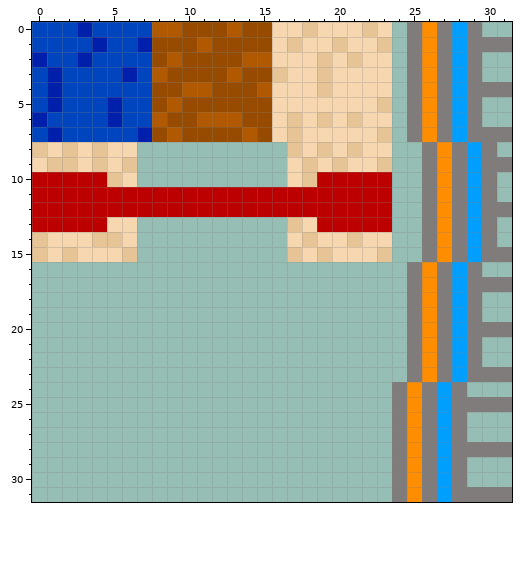
Pixel-art sprite: dist/hw4_assets/tilemaps/CC.png. The picture above was drawn from the file before the commit.
The file is 32x32 pixels.
The result:
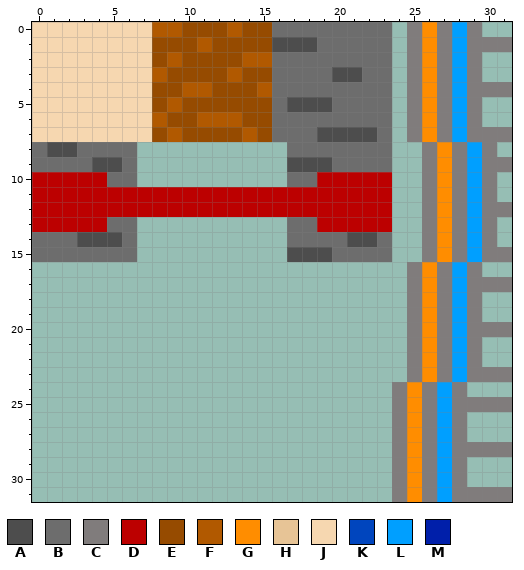
Palette (. is transparent): A #4d4d4d  B #6d6d6d  C #807c7c  D #bc0000  E #964b00  F #b15900  G #ff8d00  H #e7c496  J #f6d7b0  K #0045be  L #009fff  M #001faa
Changes in this commit:
The edit turns colour H into colour A in row 1 at x 17; in row 8 at x 2; in row 9 at x 4 and 18; in row 14 at x 4 to 5 and 21; in row 15 at x 17 and 19.
The edit turns colour J into colour A in row 1 at x 16 and 18; in row 3 at x 20 to 21; in row 5 at x 17 to 19; in row 7 at x 19 to 22; in row 8 at x 1; in row 9 at x 5, 17 and 19.
The edit turns colour J into colour A in row 14 at x 3 and 22; in row 15 at x 18.
The edit turns colour H into colour B in row 0 at x 18 and 22; in row 1 at x 20 and 23; in row 2 at x 19 and 21; in row 3 at x 16 and 19; in row 4 at x 19; in row 5 at x 23.
The edit turns colour H into colour B in row 6 at x 17, 19 and 21; in row 7 at x 17 and 23; in row 8 at x 0, 4, 17, 19 and 21; in row 9 at x 1 to 2, 6, 20 and 23; in row 10 at x 5 and 18; in row 13 at x 17.
The edit turns colour H into colour B in row 14 at x 0 and 18; in row 15 at x 0, 2, 6 and 23.
The edit turns colour J into colour B in row 0 at x 16 to 17, 19 to 21 and 23; in row 1 at x 19 and 21 to 22; in row 2 at x 16 to 18, 20 and 22 to 23; in row 3 at x 17 to 18 and 22 to 23; in row 4 at x 16 to 18 and 20 to 23; in row 5 at x 16 and 20 to 22.
The edit turns colour J into colour B in row 6 at x 16, 18, 20 and 22 to 23; in row 7 at x 16 and 18; in row 8 at x 3, 5 to 6, 18, 20 and 22 to 23; in row 9 at x 0, 3 and 21 to 22; in row 10 at x 6 and 17; in row 13 at x 5 to 6 and 18.
The edit turns colour J into colour B in row 14 at x 1 to 2, 6, 17, 19 to 20 and 23; in row 15 at x 1, 3 to 5 and 20 to 22.
The edit turns colour K into colour J in row 0 at x 0 to 2 and 4 to 7; in row 1 at x 0 to 3 and 5 to 6; in row 2 at x 1 to 2 and 4 to 7; in row 3 at x 0, 2 to 5 and 7; in row 4 at x 0 and 2 to 7; in row 5 at x 0, 2 to 4 and 6 to 7.
The edit turns colour K into colour J in row 6 at x 1 to 4 and 6 to 7; in row 7 at x 0 and 2 to 6.
The edit turns colour M into colour J in row 0 at x 3; in row 1 at x 4 and 7; in row 2 at x 0 and 3; in row 3 at x 1 and 6; in row 4 at x 1; in row 5 at x 1 and 5.
The edit turns colour M into colour J in row 6 at x 0 and 5; in row 7 at x 1 and 7.
Changed places in both pictures, as pixel boxes (x1, y1, x2, y2):
changed: (32, 22, 152, 262)
changed: (272, 22, 392, 262)
